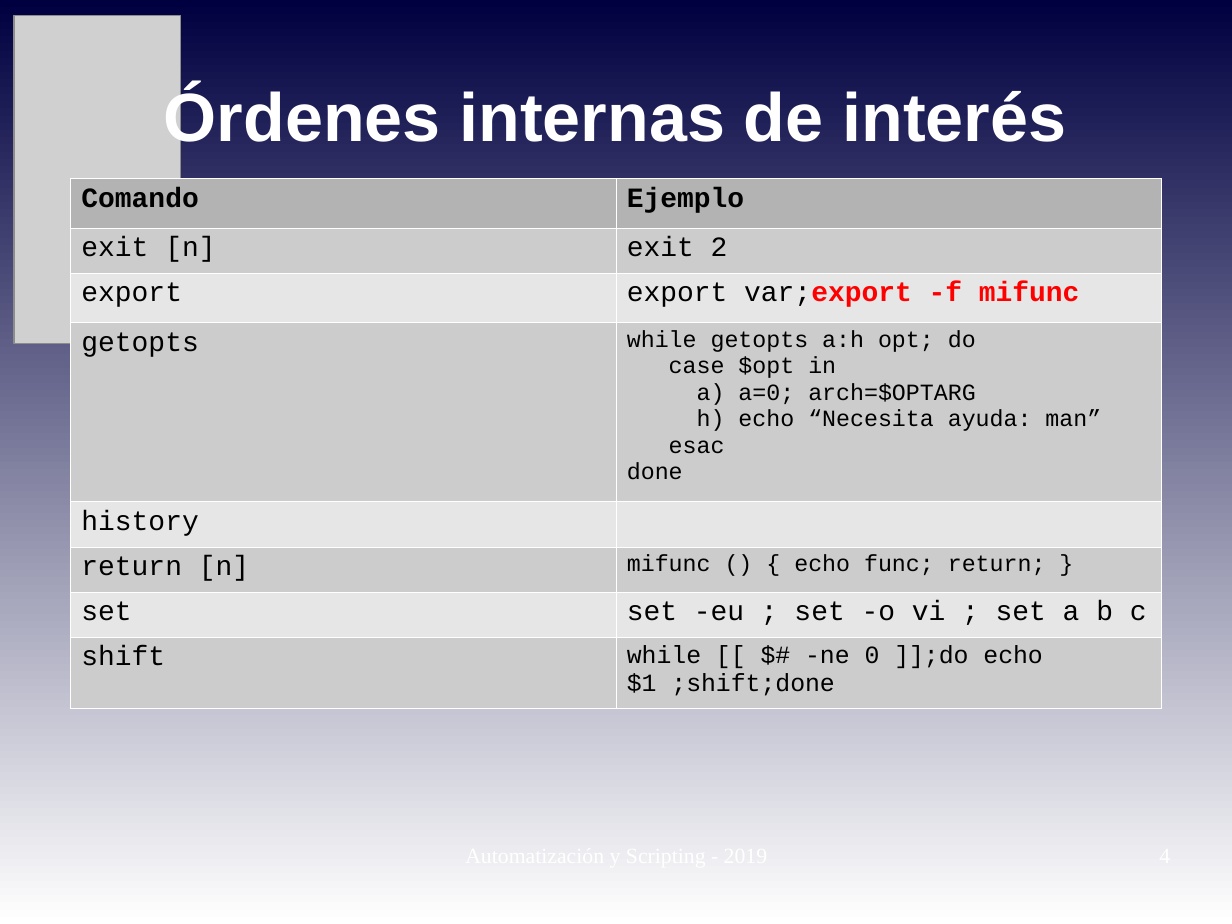
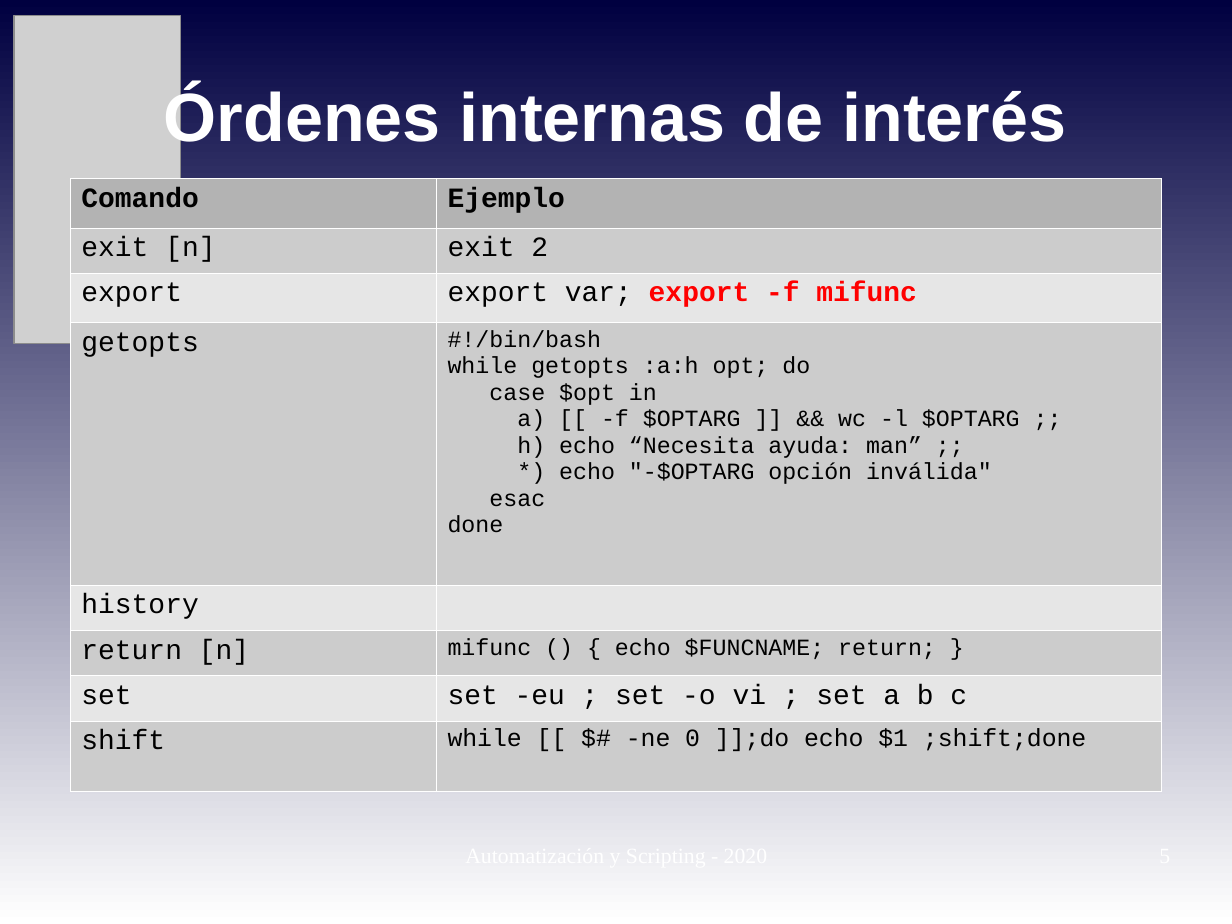
Before and after one commit to niniadcobre/-AutoyScripting, a slide deck: slide 5 of clases/AYS_clase06.odp (slide 4 before the commit). Drawn at 1232x924 pixels with LibreOffice and Linux fonts; fonts in the diff are those of the drawing; grey boxes stand for pictures. Boxes give left, top, right and bottom in pixels: in the first picture for what was removed or moved away, otherwise in the second. Text is boxed around its words. In the diff, an @@ line names an element or a change of style, - is before the commit and + after.

```diff
--- a/clases/AYS_clase06.odp
+++ b/clases/AYS_clase06.odp
@@ table at [70, 179, 1163, 793] @@
-row 3, column 2: export var;export -f mifunc
+row 3, column 2: export var; export -f mifunc
@@ row 4, column 2: "while getopts a:h opt; do / case $opt in / a) a=0; arch=$OPTARG / h) echo “Necesita ayuda: man” / esac / done" to "#!/bin/bash / while getopts :a:h opt; do / case $opt in / a) [[ -f $OPTARG ]] && wc -l $OPTARG ;; / h) echo “Necesita ayuda: man” ;; / *) echo "-$OPTARG opción inválida" / esac / done" @@
-row 6, column 2: mifunc () { echo func; return; }
+row 6, column 2: mifunc () { echo $FUNCNAME; return; }
```
Also in this commit, not shown: 5 other slides changed, 1 slide added, 7 other files.
